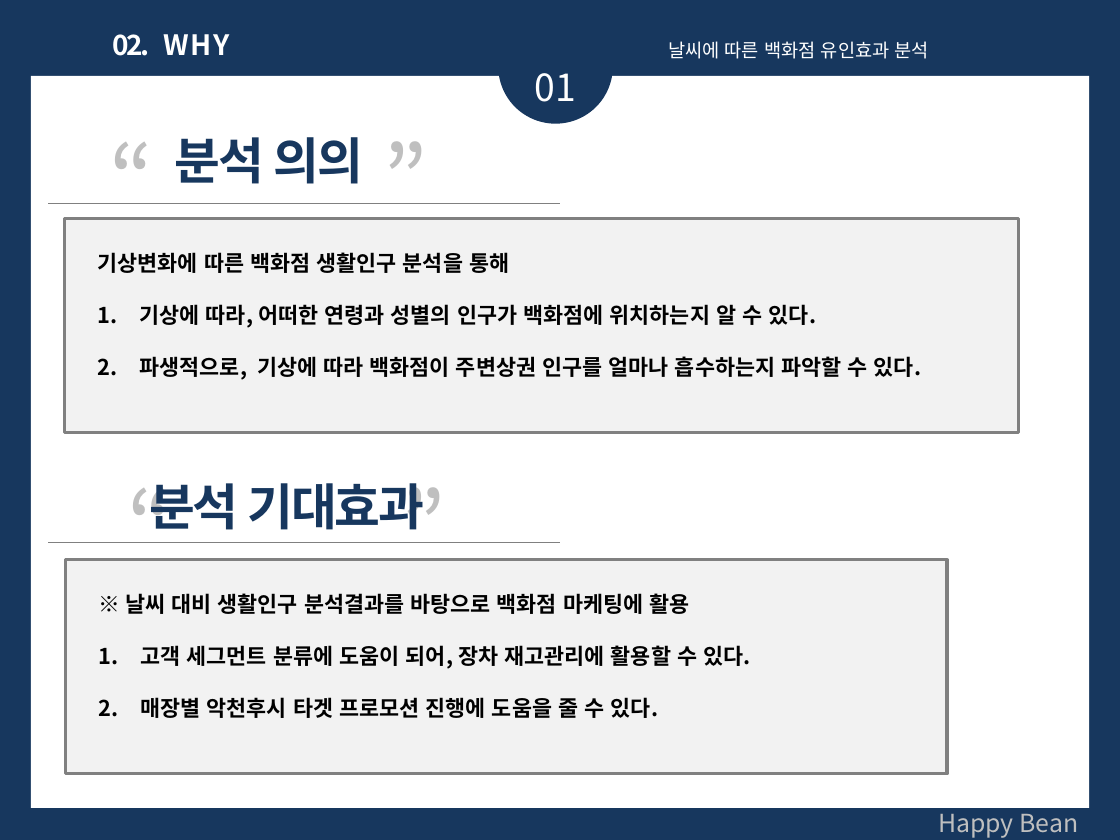
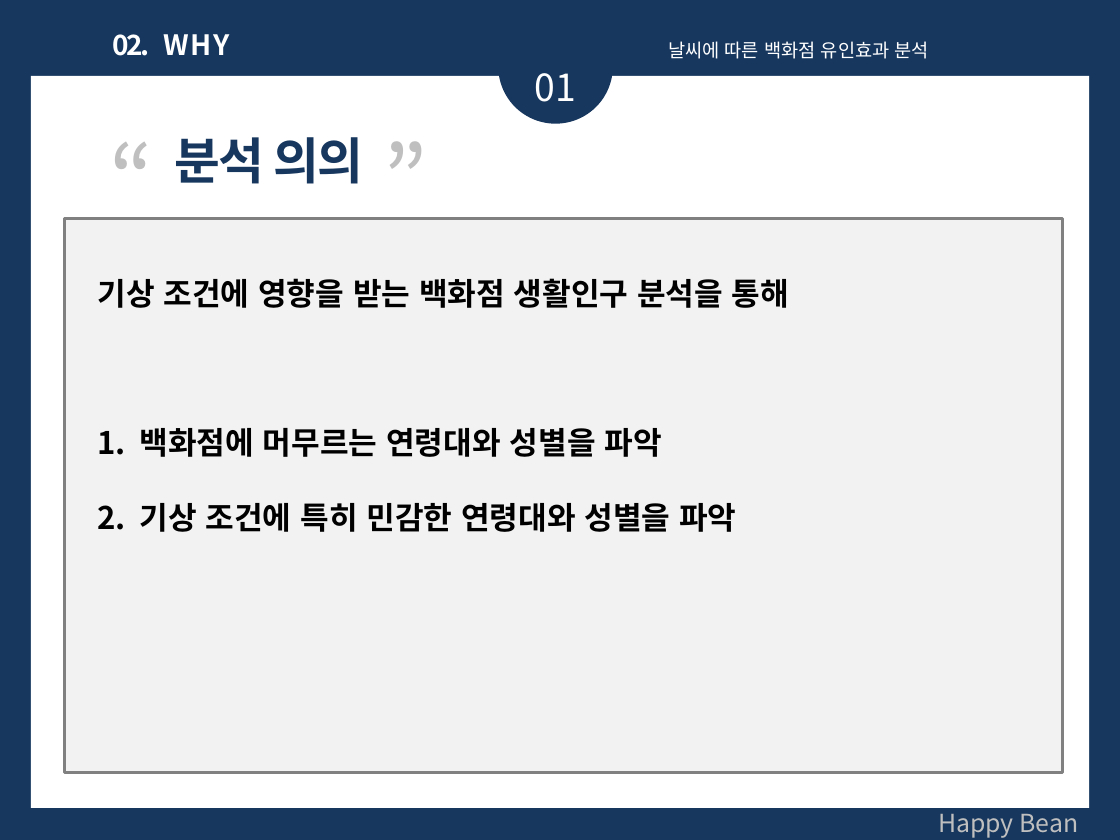
Before and after one commit to jonghyunlee1993/MulticampusSemiProject, a slide deck: slide 5 of 발표자료/1조 세미프로젝트_브리핑_강자연 수정.pptx (slide 4 before the commit). Drawn at 1120x840 pixels with LibreOffice and Linux fonts; fonts in the diff are those of the drawing. Boxes give left, top, right and bottom in pixels: in the first picture for what was removed or moved away, otherwise in the second. Text is boxed around its words. In the diff, an @@ line names an element or a change of style, - is before the commit and + after.

```diff
--- a/발표자료/1조 세미프로젝트_브리핑_강자연 수정.pptx
+++ b/발표자료/1조 세미프로젝트_브리핑_강자연 수정.pptx
@@ line removed from (48, 204) to (560, 204) @@
@@ rectangle: place and size @@
-rectangle at [64,218,1018,432]
+rectangle at [64,218,1062,773]
@@ text at [98,278,789,532]: text changed; size 14 to 20 pt @@
-기상변화에 따른 백화점 생활인구 분석을 통해
-1. 기상에 따라, 어떠한 연령과 성별의 인구가 백화점에 위치하는지 알 수 있다.
-2. 파생적으로, 기상에 따라 백화점이 주변상권 인구를 얼마나 흡수하는지 파악할 수 있다.
+기상 조건에 영향을 받는 백화점 생활인구 분석을 통해
+1. 백화점에 머무르는 연령대와 성별을 파악
+2. 기상 조건에 특히 민감한 연령대와 성별을 파악
@@ text removed at [0,461,727,586] @@
-“ ”
@@ text removed at [149,483,424,530] @@
-분석 기대효과
@@ line removed from (48, 542) to (560, 542) @@
@@ rectangle removed at [65,560,946,774] @@
@@ text removed at [125,593,751,718] @@
-※ 날씨 대비 생활인구 분석결과를 바탕으로 백화점 마케팅에 활용
-1. 고객 세그먼트 분류에 도움이 되어, 장차 재고관리에 활용할 수 있다.
-2. 매장별 악천후시 타겟 프로모션 진행에 도움을 줄 수 있다.
```
Also in this commit, not shown: 6 other slides changed, 4 slides added, 2 other files.
